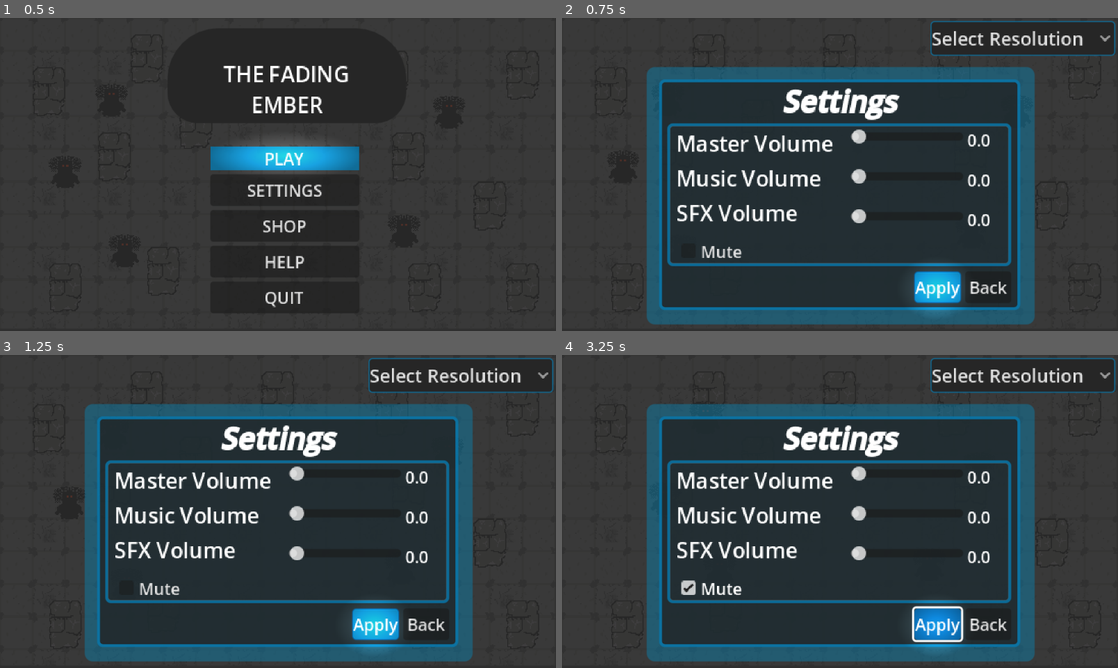
Above: before the commit, frames 1-4 (two rows, left to right).
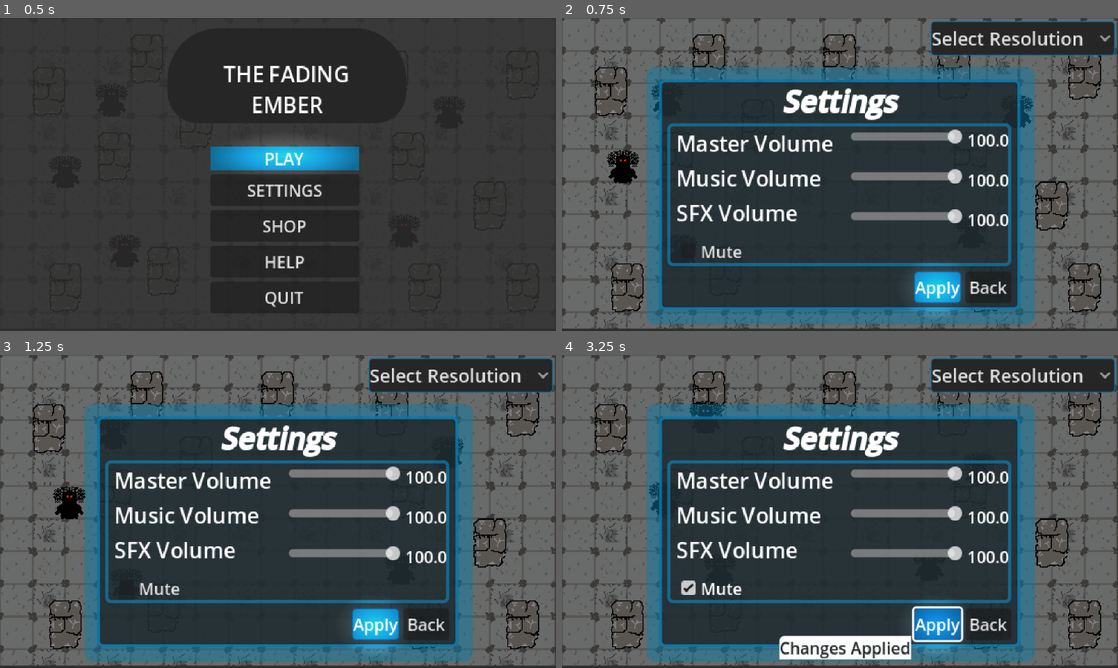
Above: after the commit, the same moments.

Repository: maltech0005-tech/The-Fading-Ember
Game: Godot game, scene res://scenes/main_menu.tscn
The game is run twice, just before and just after one commit, with the same random seed, the same clock (stepped at 60 frames per second) and the same inputs.
Inputs:
- Up to frame 1 (0.5 s): no input
- Up to frame 2 (0.75 s): click "SETTINGS" at 0.5 s
- Up to frame 3 (1.25 s): no input
- Up to frame 4 (3.25 s): click "Select Resolution" at 1.25 s; click "Mute" at 2 s; click "Apply" at 2.75 s

Frame 1 is identical in both runs. In frame 2, 44% of the frame differs, in the area x 0-100%, y 0-100%; in frame 3, 44%; in frame 4, 45%.

Commit message:
finished the settings scene and added background music and sfx
managed to finish the settings scene features, attached the sfx to the correct scenes, made a toast for apply button, at this point its now feeling more like a game

Diff:
--- a/scenes/enemy.tscn
+++ b/scenes/enemy.tscn
@@ -1,8 +1,9 @@
-[gd_scene load_steps=11 format=3 uid="uid://cohiqpndtgam"]
+[gd_scene load_steps=12 format=3 uid="uid://cohiqpndtgam"]
 
 [ext_resource type="Texture2D" uid="uid://d6hcv7mic1ak" path="res://assests/enemy1.png" id="1_7p1mj"]
 [ext_resource type="Script" uid="uid://dobxisu70v4up" path="res://script/enemy.gd" id="1_md0e3"]
 [ext_resource type="Texture2D" uid="uid://dqc8c0uvks428" path="res://assests/enemy1_dead.png" id="2_4ra3w"]
+[ext_resource type="AudioStream" uid="uid://px0h5xpbuyu4" path="res://assests/enemy_death.mp3" id="4_5uy6h"]
 
 [sub_resource type="AtlasTexture" id="AtlasTexture_c4w8v"]
 atlas = ExtResource("1_7p1mj")
@@ -74,6 +75,9 @@
 
 [node name="death_timer" type="Timer" parent="."]
 
+[node name="death" type="AudioStreamPlayer2D" parent="."]
+stream = ExtResource("4_5uy6h")
+
 [connection signal="body_entered" from="Area2D" to="." method="_on_area_2d_body_entered"]
 [connection signal="body_exited" from="Area2D" to="." method="_on_area_2d_body_exited"]
 [connection signal="timeout" from="death_timer" to="." method="_on_death_timer_timeout"]
--- a/scenes/game.tscn
+++ b/scenes/game.tscn
@@ -7,6 +7,8 @@
 [ext_resource type="Texture2D" uid="uid://dr2lwwl8w3g3k" path="res://assests/health_bar.png" id="4_iywne"]
 [ext_resource type="PackedScene" uid="uid://cohiqpndtgam" path="res://scenes/enemy.tscn" id="5_iywne"]
 [ext_resource type="PackedScene" uid="uid://cule4an5fo4h6" path="res://scenes/spark.tscn" id="6_p57ef"]
+[ext_resource type="AudioStream" uid="uid://cxyo6emdgao1f" path="res://assests/game_bg.mp3" id="8_gee14"]
+[ext_resource type="AudioStream" uid="uid://dwneqxav1a1nl" path="res://assests/player_death.mp3" id="9_0tnpc"]
 
 [sub_resource type="AtlasTexture" id="AtlasTexture_p57ef"]
 atlas = ExtResource("4_iywne")
@@ -547,6 +549,11 @@
 text = "Quit"
 
 [node name="background" type="AudioStreamPlayer2D" parent="."]
+stream = ExtResource("8_gee14")
+autoplay = true
+
+[node name="death sound" type="AudioStreamPlayer2D" parent="."]
+stream = ExtResource("9_0tnpc")
 
 [connection signal="pressed" from="CanvasLayer/pause" to="." method="_on_pause_pressed"]
 [connection signal="pressed" from="CanvasLayer/Game_Over/paused_menu/Continue" to="." method="_on_continue_pressed"]
--- a/scenes/main_menu.tscn
+++ b/scenes/main_menu.tscn
@@ -1,9 +1,10 @@
-[gd_scene load_steps=15 format=4 uid="uid://cx6alhnxr5t2m"]
+[gd_scene load_steps=16 format=4 uid="uid://cx6alhnxr5t2m"]
 
 [ext_resource type="Script" uid="uid://cdyxjhljnqspr" path="res://script/main_menu.gd" id="1_l6cm7"]
 [ext_resource type="Texture2D" uid="uid://m6nmookv05gk" path="res://assests/tile.png" id="2_ekxnf"]
 [ext_resource type="Texture2D" uid="uid://bka68ah7u3xbm" path="res://assests/rock.png" id="3_8ln24"]
 [ext_resource type="PackedScene" uid="uid://dq8nu6cdd5l21" path="res://scenes/main_menu_enemy.tscn" id="4_wu84c"]
+[ext_resource type="AudioStream" uid="uid://xcqq0fkl2c5t" path="res://assests/mainmenu_bg.mp3" id="5_8ln24"]
 
 [sub_resource type="TileSetAtlasSource" id="TileSetAtlasSource_bqqt6"]
 texture = ExtResource("2_ekxnf")
@@ -162,6 +163,10 @@
 limit_left = 0
 limit_top = 0
 
+[node name="bg_music" type="AudioStreamPlayer2D" parent="."]
+stream = ExtResource("5_8ln24")
+autoplay = true
+
 [connection signal="pressed" from="VBoxContainer/play" to="." method="_on_play_pressed"]
 [connection signal="pressed" from="VBoxContainer/settings" to="." method="_on_settings_pressed"]
 [connection signal="pressed" from="VBoxContainer/shop" to="." method="_on_shop_pressed"]
--- a/scenes/settings.tscn
+++ b/scenes/settings.tscn
@@ -1,9 +1,11 @@
-[gd_scene load_steps=19 format=4 uid="uid://ckhu3xsy78h01"]
+[gd_scene load_steps=22 format=4 uid="uid://ckhu3xsy78h01"]
 
 [ext_resource type="Script" uid="uid://dr6d0yerpkamj" path="res://script/settings.gd" id="1_5p8wc"]
 [ext_resource type="Texture2D" uid="uid://m6nmookv05gk" path="res://assests/tile.png" id="2_f4mfi"]
 [ext_resource type="Texture2D" uid="uid://bka68ah7u3xbm" path="res://assests/rock.png" id="3_es4n0"]
 [ext_resource type="PackedScene" uid="uid://dq8nu6cdd5l21" path="res://scenes/main_menu_enemy.tscn" id="4_gis3k"]
+[ext_resource type="AudioStream" uid="uid://xcqq0fkl2c5t" path="res://assests/mainmenu_bg.mp3" id="5_es4n0"]
+[ext_resource type="AudioStream" uid="uid://dwneqxav1a1nl" path="res://assests/player_death.mp3" id="6_gis3k"]
 
 [sub_resource type="TileSetAtlasSource" id="TileSetAtlasSource_f4mfi"]
 texture = ExtResource("2_f4mfi")
@@ -144,6 +146,10 @@
 fill_from = Vector2(0.5, 0.5)
 fill_to = Vector2(0.5, 0)
 
+[sub_resource type="StyleBoxFlat" id="StyleBoxFlat_01roj"]
+bg_color = Color(0.9832035, 0.98592156, 0.98646563, 1)
+corner_radius_top_left = 5
+
 [node name="Settings" type="Node2D"]
 script = ExtResource("1_5p8wc")
 
@@ -179,7 +185,8 @@
 position = Vector2(404, 210)
 
 [node name="ColorRect2" type="ColorRect" parent="."]
-offset_right = 545.0
+offset_left = 3736.0
+offset_right = 4281.0
 offset_bottom = 310.0
 color = Color(0.18431373, 0.18431373, 0.18431373, 0.827451)
 
@@ -199,13 +206,19 @@
 theme_override_styles/hover = SubResource("StyleBoxFlat_am25x")
 theme_override_styles/focus = SubResource("StyleBoxFlat_uhhto")
 selected = 0
-item_count = 3
+item_count = 6
 popup/item_0/text = "Select Resolution"
 popup/item_0/id = 2
 popup/item_1/text = "Fullscreen"
 popup/item_1/id = 0
-popup/item_2/text = "Windowed"
+popup/item_2/text = "1280 x 720"
 popup/item_2/id = 1
+popup/item_3/text = "1600 x 900"
+popup/item_3/id = 3
+popup/item_4/text = "1920 x 1080"
+popup/item_4/id = 4
+popup/item_5/text = "2560 x 1440"
+popup/item_5/id = 5
 
 [node name="PanelContainer" type="PanelContainer" parent="."]
 offset_left = 83.0
@@ -274,7 +287,6 @@
 custom_minimum_size = Vector2(110, 0)
 layout_direction = 2
 layout_mode = 2
-size_flags_horizontal = 3
 
 [node name="MasterV_amnt" type="Label" parent="Main_Container/Audio_Volumes/VBoxContainer2/MasterV_container"]
 layout_mode = 2
@@ -325,6 +337,37 @@
 layout_mode = 2
 text = "Back"
 
+[node name="bg_music" type="AudioStreamPlayer2D" parent="."]
+stream = ExtResource("5_es4n0")
+volume_db = -24.0
+autoplay = true
+parameters/looping = true
+
+[node name="death sound" type="AudioStreamPlayer2D" parent="."]
+stream = ExtResource("6_gis3k")
+
+[node name="toast" type="Label" parent="."]
+visible = false
+z_index = 10
+offset_left = 213.0
+offset_top = 275.0
+offset_right = 342.0
+offset_bottom = 298.0
+theme_override_colors/font_color = Color(0.11764706, 0.13725491, 0.14117648, 1)
+theme_override_styles/normal = SubResource("StyleBoxFlat_01roj")
+text = "Changes Applied"
+
+[node name="toast_timer" type="Timer" parent="."]
+
+[node name="death sound2" type="AudioStreamPlayer2D" parent="."]
+position = Vector2(213, 275)
+stream = ExtResource("6_gis3k")
+
+[connection signal="item_selected" from="OptionButton" to="." method="_on_option_button_item_selected"]
+[connection signal="value_changed" from="Main_Container/Audio_Volumes/VBoxContainer2/MasterV_container/MasterV_slider" to="." method="_on_master_v_slider_value_changed"]
+[connection signal="value_changed" from="Main_Container/Audio_Volumes/VBoxContainer2/MusicV_container/MusicV_slider" to="." method="_on_music_v_slider_value_changed"]
+[connection signal="value_changed" from="Main_Container/Audio_Volumes/VBoxContainer2/SFXV_container/SFXV_slider" to="." method="_on_sfxv_slider_value_changed"]
 [connection signal="toggled" from="Main_Container/mute" to="." method="_on_mute_toggled"]
 [connection signal="pressed" from="Main_Container/nav/apply" to="." method="_on_apply_pressed"]
 [connection signal="pressed" from="Main_Container/nav/back" to="." method="_on_back_pressed"]
+[connection signal="timeout" from="toast_timer" to="." method="_on_toast_timer_timeout"]
--- a/scenes/shop.tscn
+++ b/scenes/shop.tscn
@@ -271,7 +271,7 @@
 
 [node name="Instant_Refill_amnt" type="Label" parent="Main_Container/PowerUps/Buy_column/Instant_Refill_container"]
 layout_mode = 2
-text = "Cost: 100        "
+text = "Cost: 50          "
 
 [node name="Instant_Refill" type="Button" parent="Main_Container/PowerUps/Buy_column/Instant_Refill_container"]
 layout_mode = 2
@@ -294,7 +294,7 @@
 
 [node name="Invincibility_amnt" type="Label" parent="Main_Container/PowerUps/Buy_column/Invincibility_container"]
 layout_mode = 2
-text = "Cost: 100        "
+text = "Cost: 50          "
 
 [node name="Invincibility" type="Button" parent="Main_Container/PowerUps/Buy_column/Invincibility_container"]
 layout_mode = 2
--- a/scenes/spark.tscn
+++ b/scenes/spark.tscn
@@ -1,7 +1,8 @@
-[gd_scene load_steps=4 format=3 uid="uid://cule4an5fo4h6"]
+[gd_scene load_steps=5 format=3 uid="uid://cule4an5fo4h6"]
 
 [ext_resource type="Script" uid="uid://boev6nh4720xw" path="res://script/spark.gd" id="1_vit8h"]
 [ext_resource type="Texture2D" uid="uid://b7nyvlra563pv" path="res://assests/spark.png" id="2_1eabr"]
+[ext_resource type="AudioStream" uid="uid://b4ai6hskp0084" path="res://assests/spark_reward.mp3" id="3_1eabr"]
 
 [sub_resource type="CircleShape2D" id="CircleShape2D_dwls8"]
 radius = 9.0
@@ -17,5 +18,8 @@
 
 [node name="Timer" type="Timer" parent="."]
 
+[node name="collected" type="AudioStreamPlayer2D" parent="."]
+stream = ExtResource("3_1eabr")
+
 [connection signal="body_entered" from="." to="." method="_on_body_entered"]
 [connection signal="timeout" from="Timer" to="." method="_on_timer_timeout"]
--- a/script/enemy.gd
+++ b/script/enemy.gd
@@ -16,6 +16,7 @@
 @onready var body_collision: CollisionShape2D = $body_collision
 @onready var area_collision: CollisionShape2D = $Area2D/area_collision
 @onready var death_timer: Timer = $death_timer
+@onready var death: AudioStreamPlayer2D = $death
 
 func _ready() -> void:
 	add_to_group("enemies")
@@ -64,6 +65,8 @@
 
 func die():
 	is_dead= true
+	death.volume_db=linear_to_db(Gamemanager.sound_effects_value/100)
+	death.play()
 	sprite.play("dead")
 	body_collision.set_deferred("disabled", true)
 	area_collision.set_deferred("disabled", true)
--- a/script/game.gd
+++ b/script/game.gd
@@ -6,6 +6,11 @@
 @onready var paused_menu: VBoxContainer = $CanvasLayer/Game_Over/paused_menu
 @onready var game_over_menu: HBoxContainer = $CanvasLayer/Game_Over/game_over_menu
 @export var enemy_scene: PackedScene
+@onready var death_sound: AudioStreamPlayer2D = $"death sound"
+@onready var background: AudioStreamPlayer2D = $background
+
+var bg_sound_value=Gamemanager.background_music_value
+var death_sound_value=Gamemanager.sound_effects_value
 
 var player = null
 var life = 100
@@ -13,7 +18,9 @@
 @onready var stats: RichTextLabel = $CanvasLayer/stats
 # Called when the node enters the scene tree for the first time.
 func _ready() -> void:
+	DisplayServer.window_set_size(Gamemanager.screen_size)
 	add_to_group("game")
+	background.volume_db=linear_to_db(Gamemanager.background_music_value/100)
 	gameover.visible=false
 	player  = get_tree().get_first_node_in_group("player")
 
@@ -51,9 +58,11 @@
 		health.play("1")
 	else:
 		health.play("0")
+		death_sound.play()
 
 func game_over():
 	if life==0:
+		death_sound.volume_db=linear_to_db(Gamemanager.sound_effects_value/100)
 		gameover.visible=true
 		paused_menu.visible=false
 		game_over_menu.visible=true
@@ -81,3 +90,6 @@
 func _on_quit_pressed() -> void:
 	get_tree().paused=false
 	get_tree().change_scene_to_file("res://scenes/main_menu.tscn")
+
+func update_sound():
+	background.volume_db=linear_to_db(Gamemanager.background_music_value/100)
--- a/script/gamemanager.gd
+++ b/script/gamemanager.gd
@@ -3,6 +3,12 @@
 @export var sparks: int = 0
 @export var score: int = 0
 @export var high_score: int = 0
+@export var background_music_value: float = 100.0
+@export var sound_effects_value: float = 100
+@export var muted: bool = false
+@export var is_fullscreen: bool=false
+@export var screen_size: Vector2i = DisplayServer.window_get_size()
+@export var initial_screen_size: Vector2 = DisplayServer.window_get_size()
 
 # Called when the node enters the scene tree for the first time.
 func _ready() -> void:
--- a/script/main_menu.gd
+++ b/script/main_menu.gd
@@ -1,9 +1,11 @@
 extends Node2D
 
+@onready var bg_music: AudioStreamPlayer2D = $bg_music
 
 # Called when the node enters the scene tree for the first time.
 func _ready() -> void:
-	pass
+	DisplayServer.window_set_size(Gamemanager.screen_size)
+	bg_music.volume_db=linear_to_db(Gamemanager.background_music_value/100)
 
 # Called every frame. 'delta' is the elapsed time since the previous frame.
 func _process(_delta: float) -> void:
--- a/script/settings.gd
+++ b/script/settings.gd
@@ -7,25 +7,87 @@
 @onready var master_v_amnt: Label = $Main_Container/Audio_Volumes/VBoxContainer2/MasterV_container/MasterV_amnt
 @onready var music_v_amnt: Label = $Main_Container/Audio_Volumes/VBoxContainer2/MusicV_container/MusicV_amnt
 @onready var sfxv_amnt: Label = $Main_Container/Audio_Volumes/VBoxContainer2/SFXV_container/SFXV_amnt
+@onready var bg_music: AudioStreamPlayer2D = $bg_music
+@onready var mute: CheckBox = $Main_Container/mute
+@onready var toast: Label = $toast
+@onready var toast_timer: Timer = $toast_timer
+
+var game = null
 
 # Called when the node enters the scene tree for the first time.
 func _ready() -> void:
-	check_values()
-
-# Called every frame. 'delta' is the elapsed time since the previous frame.
-func _process(_delta: float) -> void:
-	check_values()
-
-func check_values():
-	master_v_amnt.text=str(master_v_slider.value)
-	music_v_amnt.text=str(music_v_slider.value)
-	sfxv_amnt.text=str(sfxv_slider.value)
+	DisplayServer.window_set_size(Gamemanager.screen_size)
+	master_v_slider.value=Gamemanager.background_music_value
+	music_v_slider.value=Gamemanager.background_music_value
+	sfxv_slider.value=Gamemanager.sound_effects_value
+	mute.button_pressed=Gamemanager.muted
 
 func _on_apply_pressed() -> void:
-	pass
+	toast.visible=true
+	toast_timer.start(0.7)
+
+func _on_toast_timer_timeout() -> void:
+	toast.visible=false
 
 func _on_back_pressed() -> void:
 	get_tree().change_scene_to_file("res://scenes/main_menu.tscn")
 
-func _on_mute_toggled(_toggled_on: bool) -> void:
-	pass # Replace with function body.
+func _on_mute_toggled(toggled_on: bool) -> void:
+	var audio_bus_index=AudioServer.get_bus_index("Master")
+	if toggled_on==true:
+		Gamemanager.muted=true
+		AudioServer.set_bus_mute(audio_bus_index, true)
+	else:
+		Gamemanager.muted=false
+		AudioServer.set_bus_mute(audio_bus_index, false)
+
+func update_sound():
+	master_v_amnt.text=str(master_v_slider.value)
+	music_v_amnt.text=str(music_v_slider.value)
+	sfxv_amnt.text=str(sfxv_slider.value)
+	Gamemanager.background_music_value=float(music_v_amnt.text)
+	Gamemanager.sound_effects_value=float(sfxv_amnt.text)
+	bg_music.volume_db=linear_to_db(Gamemanager.background_music_value/100)
+	update_sounds()
+
+func master_volume():
+	music_v_slider.value=master_v_slider.value
+	sfxv_slider.value=master_v_slider.value
+	master_v_amnt.text=str(master_v_slider.value)
+	music_v_amnt.text=str(master_v_slider.value)
+	sfxv_amnt.text=str(master_v_slider.value)
+
+	Gamemanager.background_music_value=float(music_v_amnt.text)
+	Gamemanager.sound_effects_value=float(sfxv_amnt.text)
+	bg_music.volume_db=linear_to_db(Gamemanager.background_music_value/100)
+	update_sounds()
+
+func _on_master_v_slider_value_changed(_value: float) -> void:
+	master_volume()
+
+func _on_music_v_slider_value_changed(_value: float) -> void:
+	update_sound()
+
+func _on_sfxv_slider_value_changed(_value: float) -> void:
+	update_sound()
+
+func update_sounds():
+	game=get_tree().get_first_node_in_group("game")
+	if game:
+		game.update_sound()
+
+func _on_option_button_item_selected(index: int) -> void:
+	if index == 1:
+		DisplayServer.window_set_mode(DisplayServer.WINDOW_MODE_EXCLUSIVE_FULLSCREEN)
+	if index == 2:
+		DisplayServer.window_set_size(Vector2i(1280, 720))
+		Gamemanager.screen_size=Vector2i(1280, 720)
+	if index == 3:
+		DisplayServer.window_set_size(Vector2i(1600, 900))
+		Gamemanager.screen_size=Vector2i(1600, 900)
+	if index == 4:
+		DisplayServer.window_set_size(Vector2i(1920, 1080))
+		Gamemanager.screen_size=Vector2i(1920, 1080)
+	if index == 5:
+		DisplayServer.window_set_size(Vector2i(2560, 1440))
+		Gamemanager.screen_size=Vector2i(2560, 1440)
--- a/script/shop.gd
+++ b/script/shop.gd
@@ -2,7 +2,7 @@
 
 # Called when the node enters the scene tree for the first time.
 func _ready() -> void:
-	pass # Replace with function body.
+	DisplayServer.window_set_size(Gamemanager.screen_size)
 
 # Called every frame. 'delta' is the elapsed time since the previous frame.
 func _process(_delta: float) -> void:
--- a/script/spark.gd
+++ b/script/spark.gd
@@ -2,11 +2,13 @@
 var player = null
 @onready var timer: Timer = $Timer
 @onready var collision1: CollisionShape2D = $CollisionShape2D
+@onready var collected: AudioStreamPlayer2D = $collected
 
 # Called when the node enters the scene tree for the first time.
 func _ready() -> void:
 	add_to_group("spark")
 	player = get_tree().get_first_node_in_group("player")
+
 
 # Called every frame. 'delta' is the elapsed time since the previous frame.
 func _process(_delta: float) -> void:
@@ -14,6 +16,8 @@
 
 func _on_body_entered(body: Node2D) -> void:
 	if body.is_in_group("player"):
+		collected.volume_db=linear_to_db(Gamemanager.sound_effects_value/100)
+		collected.play()
 		if player.current_light+0.2>1.0:
 			player.current_light=1.0
 		else:
Not shown, added: assests/enemy_death.mp3.import
Not shown, added: assests/game_bg.mp3.import
Not shown, added: assests/mainmenu_bg.mp3.import
Not shown, added: assests/player_death.mp3.import
Not shown, added: assests/reward.mp3.import
Not shown, added: assests/spark_reward.mp3.import
Not shown: 1 places in scenes/game.tscn that only renumber resources
Not shown, added: assests/enemy_death.mp3
Not shown, added: assests/game_bg.mp3
Not shown, added: assests/mainmenu_bg.mp3
Not shown, added: assests/player_death.mp3
Not shown, added: assests/reward.mp3
(and 1 more such lines)
